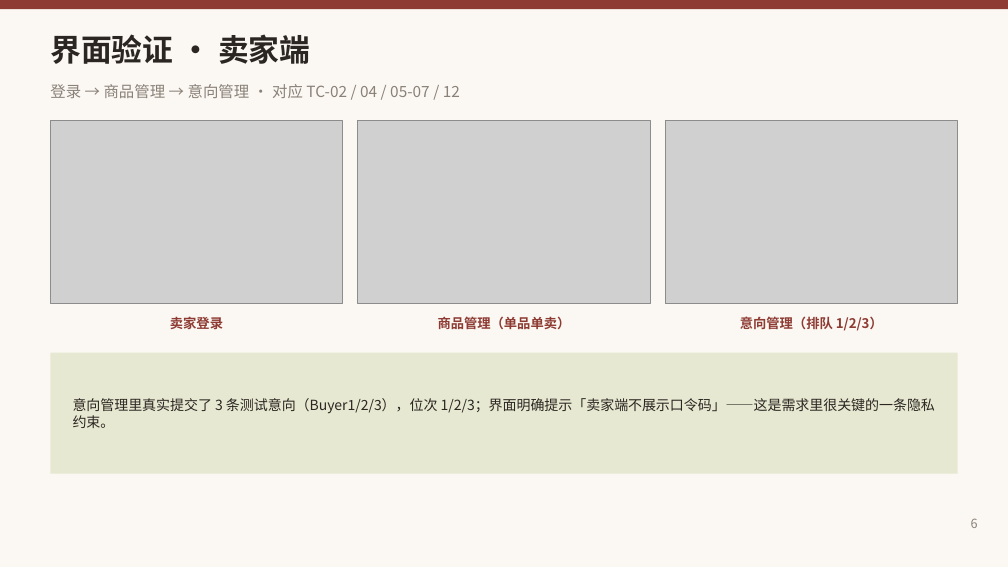
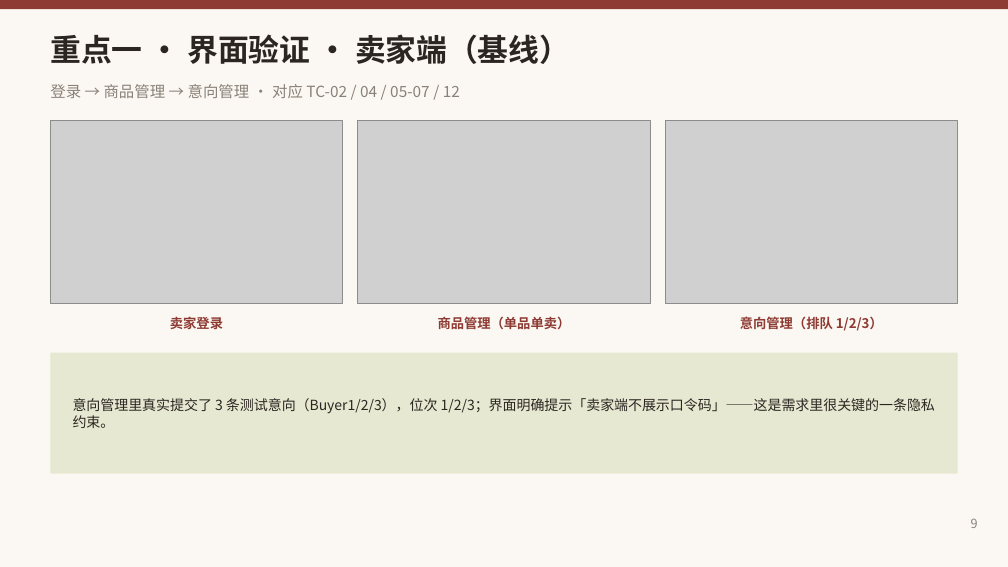
Before and after one commit to kaskk345/pingxixi-online-shoppingplatform, a slide deck: slide 9 of docs/media/第二周_第二次评审_讲述版.pptx (slide 6 before the commit). Drawn at 1008x567 pixels with LibreOffice and Linux fonts; fonts in the diff are those of the drawing; grey boxes stand for pictures. Boxes give left, top, right and bottom in pixels: in the first picture for what was removed or moved away, otherwise in the second. Text is boxed around its words. In the diff, an @@ line names an element or a change of style, - is before the commit and + after.

```diff
--- a/docs/media/第二周_第二次评审_讲述版.pptx
+++ b/docs/media/第二周_第二次评审_讲述版.pptx
@@ text at (50,34,570,64): text changed @@
-界面验证 · 卖家端
+重点一 · 界面验证 · 卖家端（基线）
```
Also in this commit, not shown: 8 other slides changed, 4 slides added, 2 slides removed, 16 other files.
